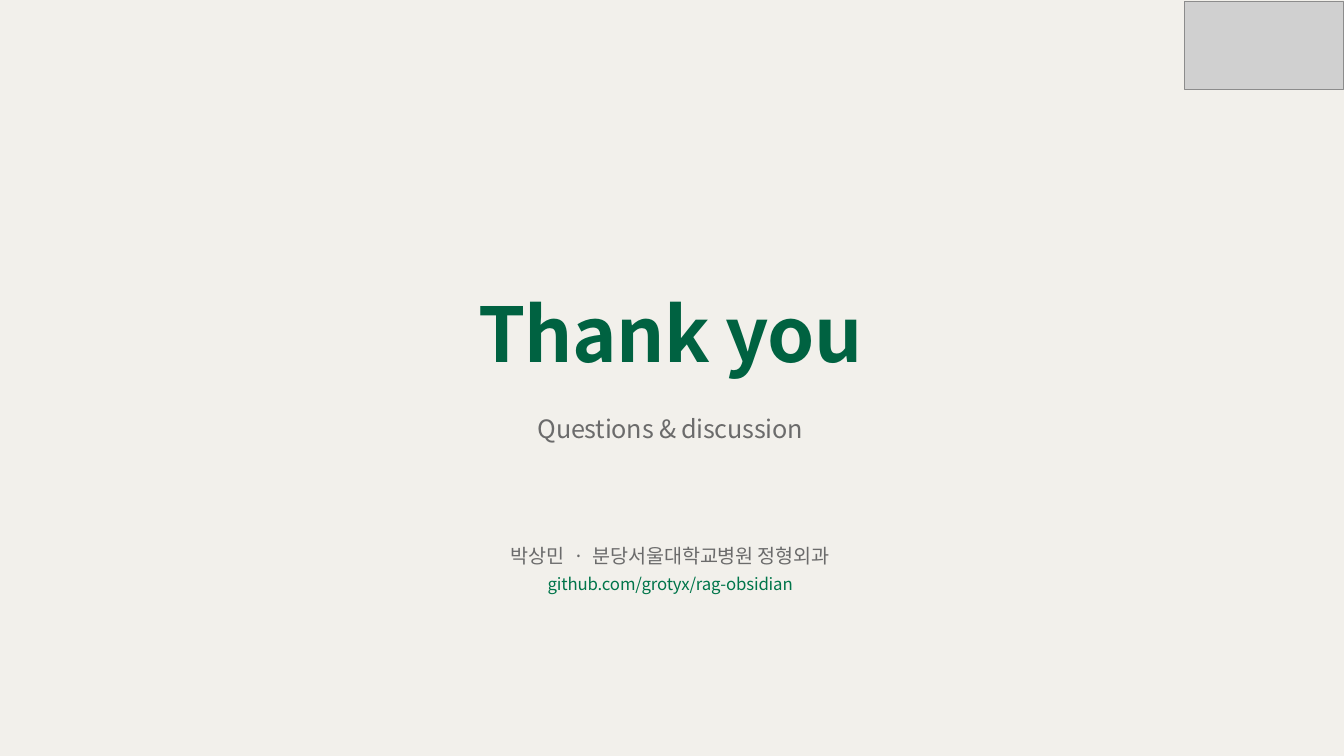
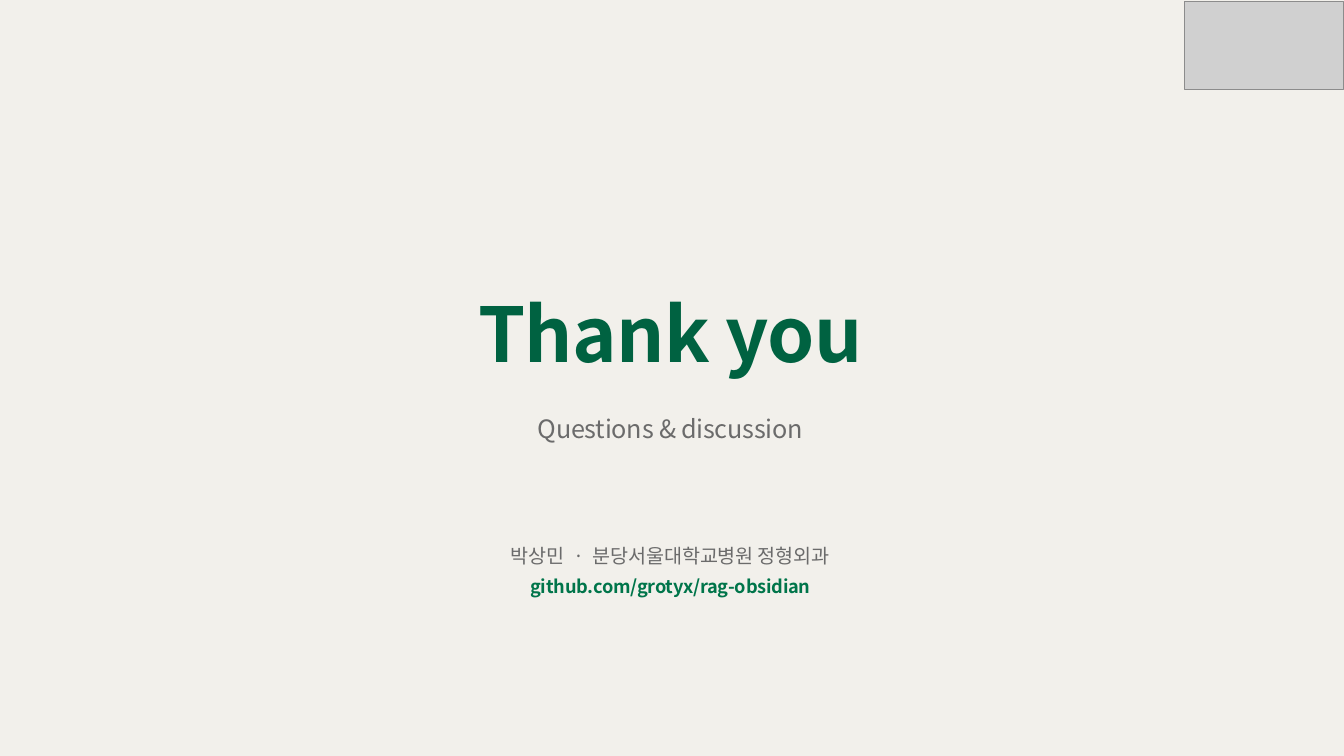
Before and after one commit to grotyx/rag-obsidian, a slide deck: slide 16 of presentation/rag_obsidian_deck.pptx (slide 14 before the commit). Drawn at 1344x756 pixels with LibreOffice and Linux fonts; fonts in the diff are those of the drawing; grey boxes stand for pictures. Boxes give left, top, right and bottom in pixels: in the first picture for what was removed or moved away, otherwise in the second. Text is boxed around its words. In the diff, an @@ line names an element or a change of style, - is before the commit and + after.

```diff
--- a/presentation/rag_obsidian_deck.pptx
+++ b/presentation/rag_obsidian_deck.pptx
@@ text at [530,578,810,598]: size 12 to 13 pt, bold on in "github.com/grotyx/rag-obsidian"; more space between paragraphs @@
```
Also in this commit, not shown: 10 other slides changed, 5 slides added, 3 slides removed, 5 other files.
